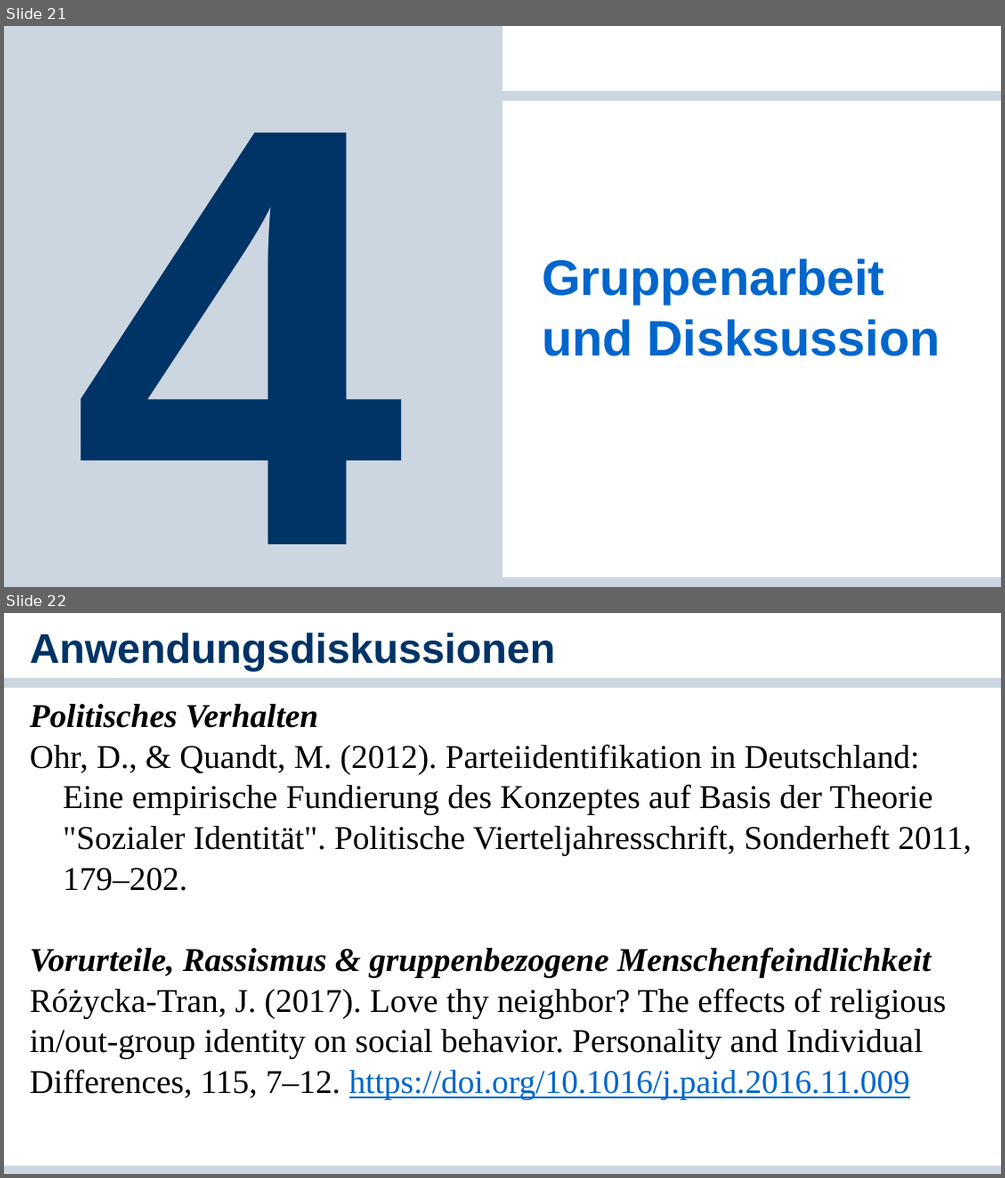
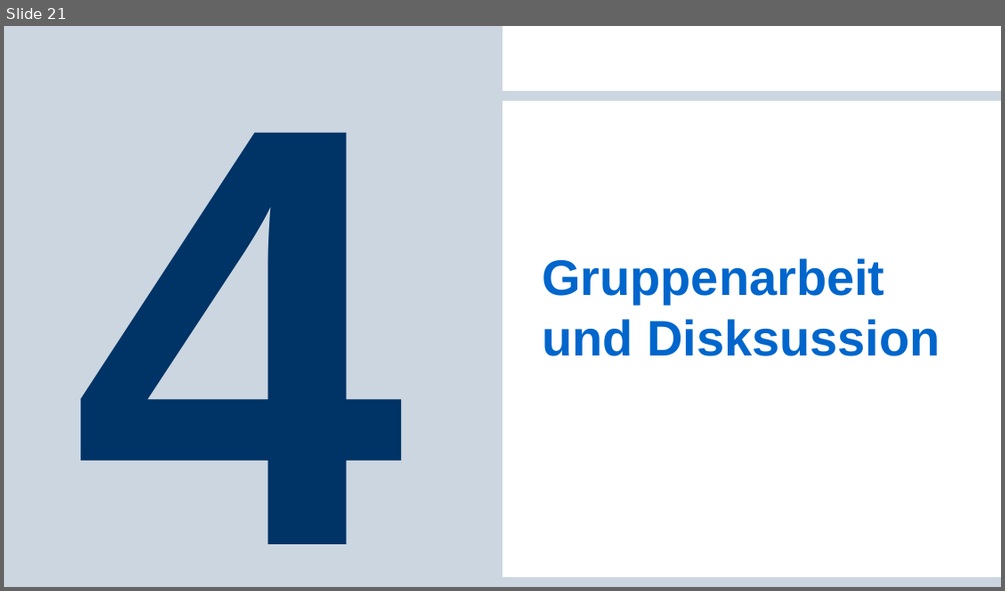
Before and after one commit to cgnguyen/class_political_psychology, a slide deck: 2_Slides_Literature/7_Groups/7_Groups.pptx. Shown one above the other, each under a label of ours: slides 21 and 22 before the commit, slide 21 after it. The pictures are 1005x1178 and 1005x591 pixels, drawn with LibreOffice and Linux fonts; fonts in the diff are those of the drawing; background and template pictures are left out. Boxes give left, top, right and bottom in pixels: in the first picture for what was removed or moved away, otherwise in the second. Text is boxed around its words. In the diff, an @@ line names an element or a change of style, - is before the commit and + after.

```diff
--- a/2_Slides_Literature/7_Groups/7_Groups.pptx
+++ b/2_Slides_Literature/7_Groups/7_Groups.pptx
@@ slide 22 removed at (4, 613, 1001, 1174), background #FFFFFF; not listed: 1 template element that a slide beside it also shows @@
@@ title removed at (30, 633, 555, 671) @@
-Anwendungsdiskussionen
@@ text removed at (30, 704, 971, 1099) @@
-Politisches Verhalten
-Ohr, D., & Quandt, M. (2012). Parteiidentifikation in Deutschland: Eine empirische Fundierung des Konzeptes auf Basis der Theorie "Sozialer Identität". Politische Vierteljahresschrift, Sonderheft 2011, 179–202.
-Vorurteile, Rassismus & gruppenbezogene Menschenfeindlichkeit
-Różycka-Tran, J. (2017). Love thy neighbor? The effects of religious in/out-group identity on social behavior. Personality and Individual Differences, 115, 7–12. https://doi.org/10.1016/j.paid.2016.11.009
@@ rectangle removed at (4, 1165, 1001, 1174) @@
```
Also in this commit, not shown: 7 other files.
